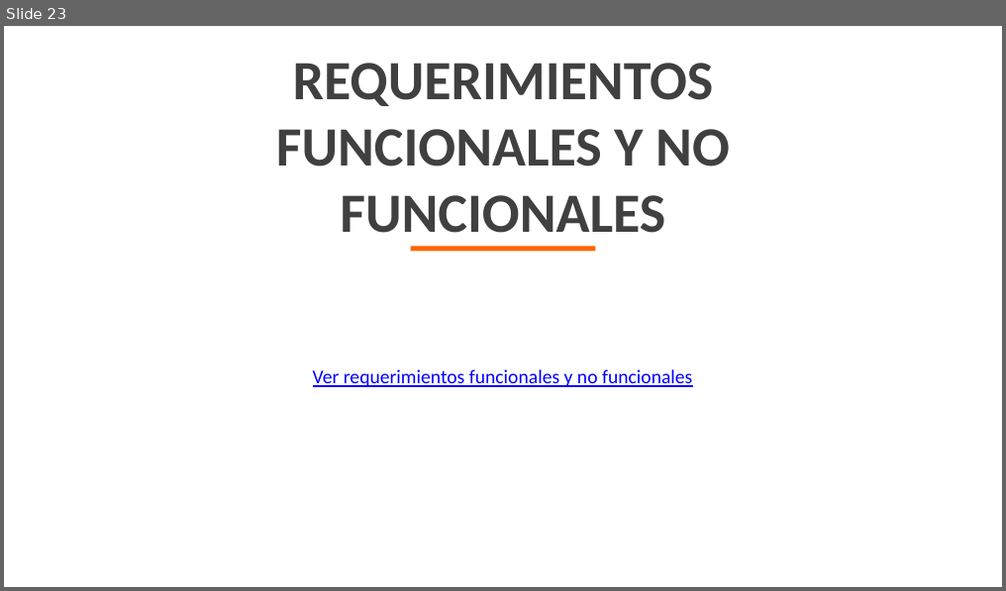
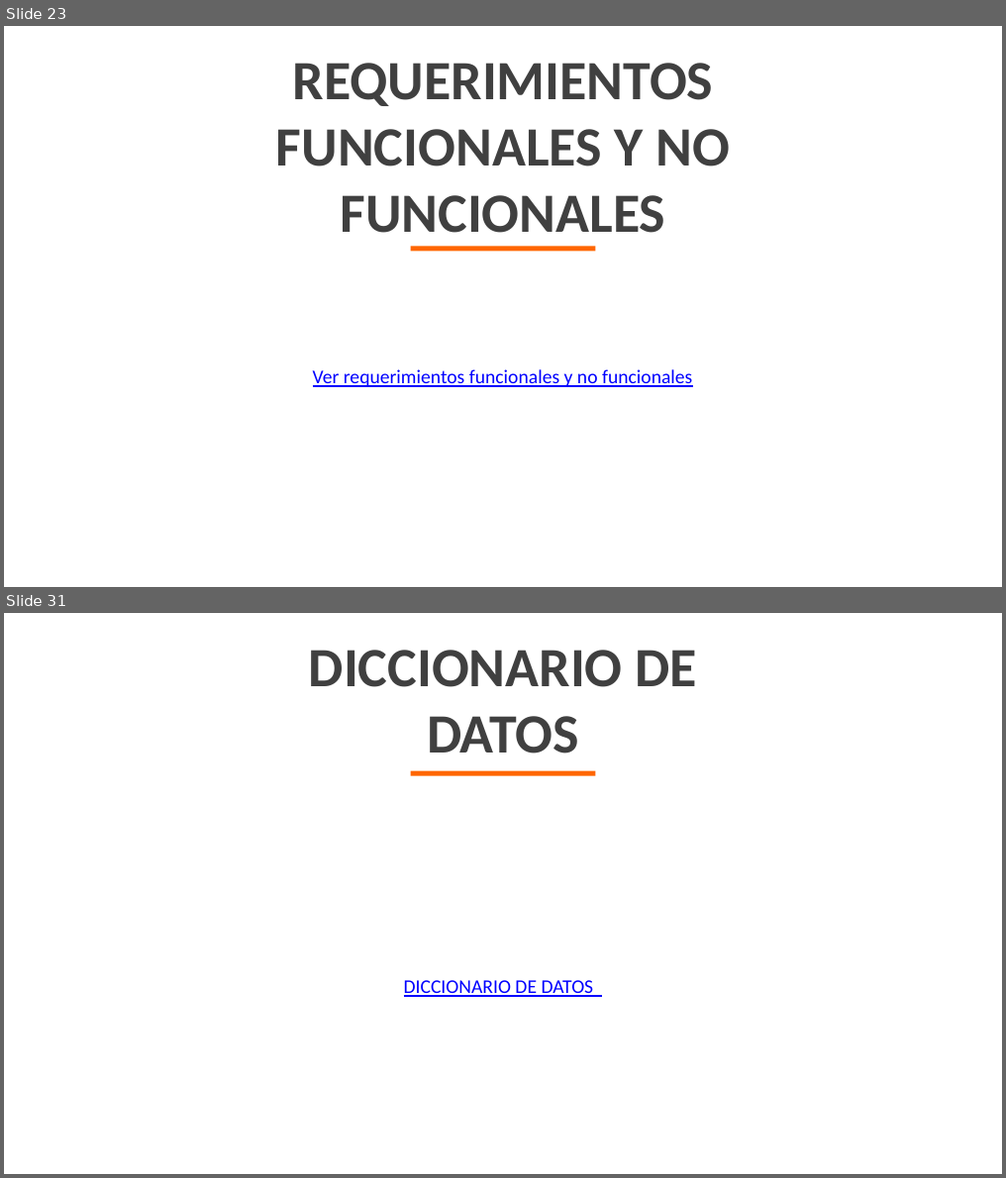
Before and after one commit to TatanDesign/Jinro-online-Shopping, a slide deck: Tercer Trimestre/JINRO ONLINE SHOPING.pptx. Shown one above the other, each under a label of ours: slide 23 before the commit, slides 23 and 31 after it; the slides between them are not shown. The pictures are 1006x591 and 1006x1178 pixels, drawn with LibreOffice and Linux fonts; fonts in the diff are those of the drawing; background and template pictures are left out. Boxes give left, top, right and bottom in pixels: in the first picture for what was removed or moved away, otherwise in the second. Text is boxed around its words. In the diff, an @@ line names an element or a change of style, - is before the commit and + after.

```diff
--- a/Tercer Trimestre/JINRO ONLINE SHOPING.pptx
+++ b/Tercer Trimestre/JINRO ONLINE SHOPING.pptx
@@ slide 31 added at box(4, 613, 1002, 1174), background picture (left out) @@
@@ text added at box(309, 650, 696, 754), 40 pt, text #404040, bold @@
+DICCIONARIO DE DATOS
@@ rectangle added at box(410, 770, 596, 775), fill #FF6600 @@
@@ text added at box(404, 980, 594, 997), 14 pt, text #0000FF, underline @@
+DICCIONARIO DE DATOS
```
Also in this commit, not shown: 8 slides changed, 4 other slides added, 40 other files.
